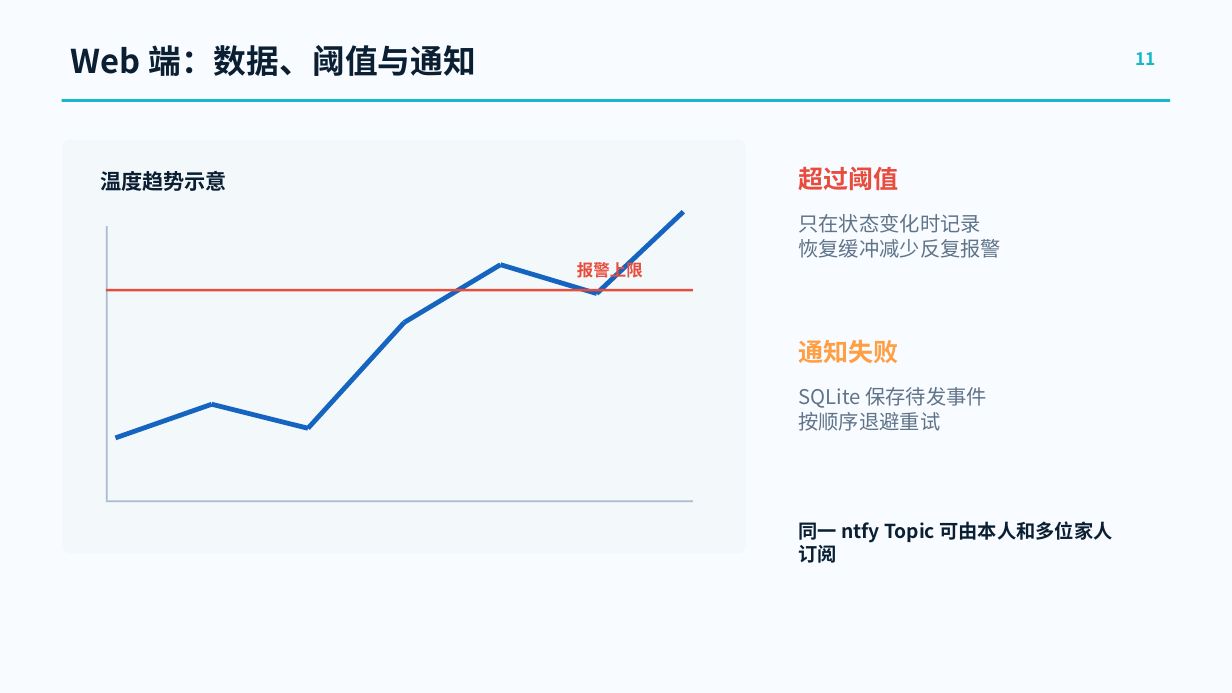
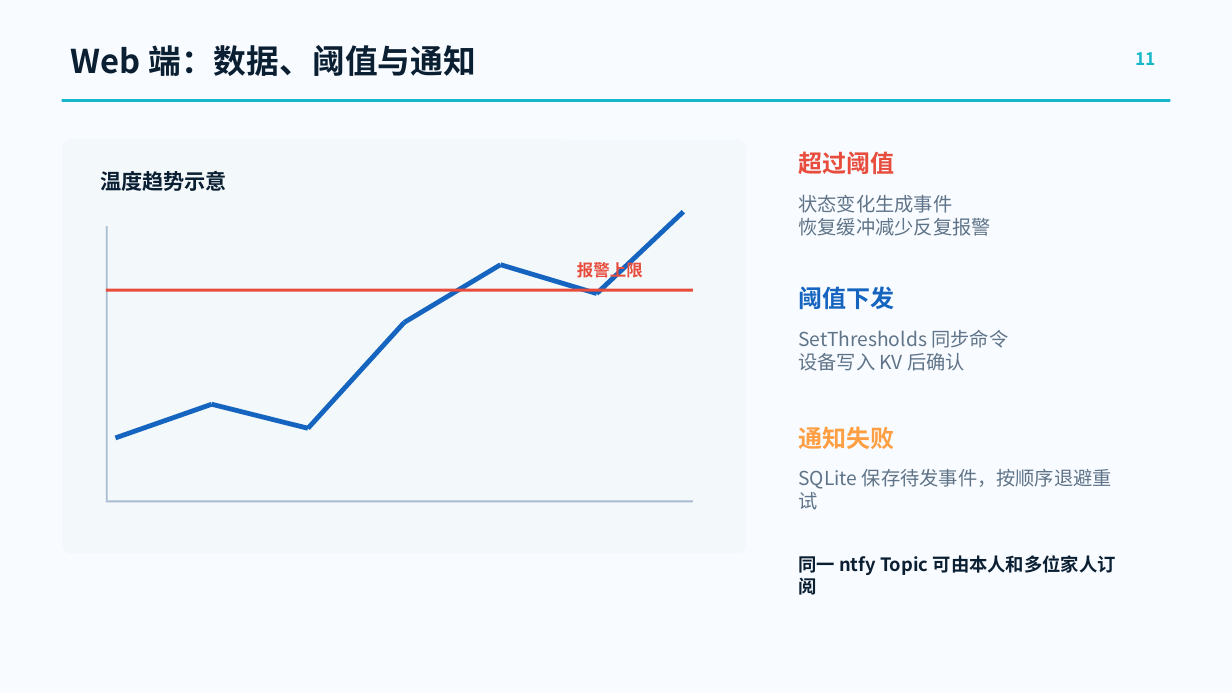
Before and after one commit to gujial/hi3861_hdu_iot_application, a slide deck: slide 11 of doc/record/实习学习与环境监测系统实践.pptx. Drawn at 1232x693 pixels with LibreOffice and Linux fonts; fonts in the diff are those of the drawing. Boxes give left, top, right and bottom in pixels: in the first picture for what was removed or moved away, otherwise in the second. Text is boxed around its words. In the diff, an @@ line names an element or a change of style, - is before the commit and + after.

```diff
--- a/doc/record/实习学习与环境监测系统实践.pptx
+++ b/doc/record/实习学习与环境监测系统实践.pptx
@@ text "超过阈值": place and size @@
-text "超过阈值" at (798, 167, 898, 190)
+text "超过阈值" at (798, 151, 894, 174)
@@ text "超过阈值" at (798, 151, 894, 174): size 19.5 to 18.7 pt @@
@@ text "状态变化生成事件": place and size @@
-text "状态变化生成事件" at (798, 214, 1001, 258)
+text "状态变化生成事件" at (798, 195, 990, 236)
@@ text at (798, 195, 952, 213): text changed; size 15.8 to 15 pt @@
-只在状态变化时记录
+状态变化生成事件
@@ text at (798, 218, 990, 236): size 15.8 to 15 pt in "恢复缓冲减少反复报警" @@
@@ text added at (798, 286, 894, 309), 18.7 pt, text #1565C0, bold @@
+阈值下发
@@ text added at (798, 330, 1008, 371), 15 pt, text #5F7488 @@
+SetThresholds 同步命令
+设备写入 KV 后确认
@@ text "通知失败" at (798, 426, 894, 449): size 19.5 to 18.7 pt @@
@@ text "通知失败": place and size @@
-text "通知失败" at (798, 339, 898, 363)
+text "通知失败" at (798, 426, 894, 449)
@@ text at (798, 469, 1112, 510): text changed; size 15.8 to 15 pt @@
-SQLite 保存待发事件
-按顺序退避重试
+SQLite 保存待发事件，按顺序退避重试
@@ text "同一 ntfy Topic 可由本人和多位家人订阅": place and size @@
-text "同一 ntfy Topic 可由本人和多位家人订阅" at (798, 521, 1112, 563)
+text "同一 ntfy Topic 可由本人和多位家人订阅" at (798, 555, 1116, 595)
@@ text "同一 ntfy Topic 可由本人和多位家人订阅" at (798, 555, 1116, 595): size 15 to 14.3 pt @@
```
Also in this commit, not shown: 6 other slides changed, 5 other files.
